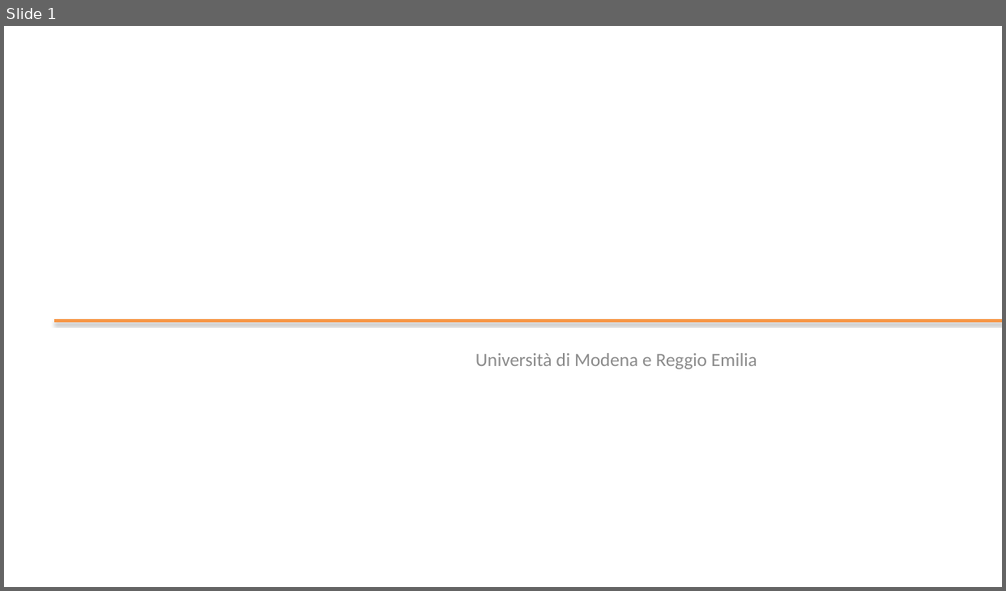
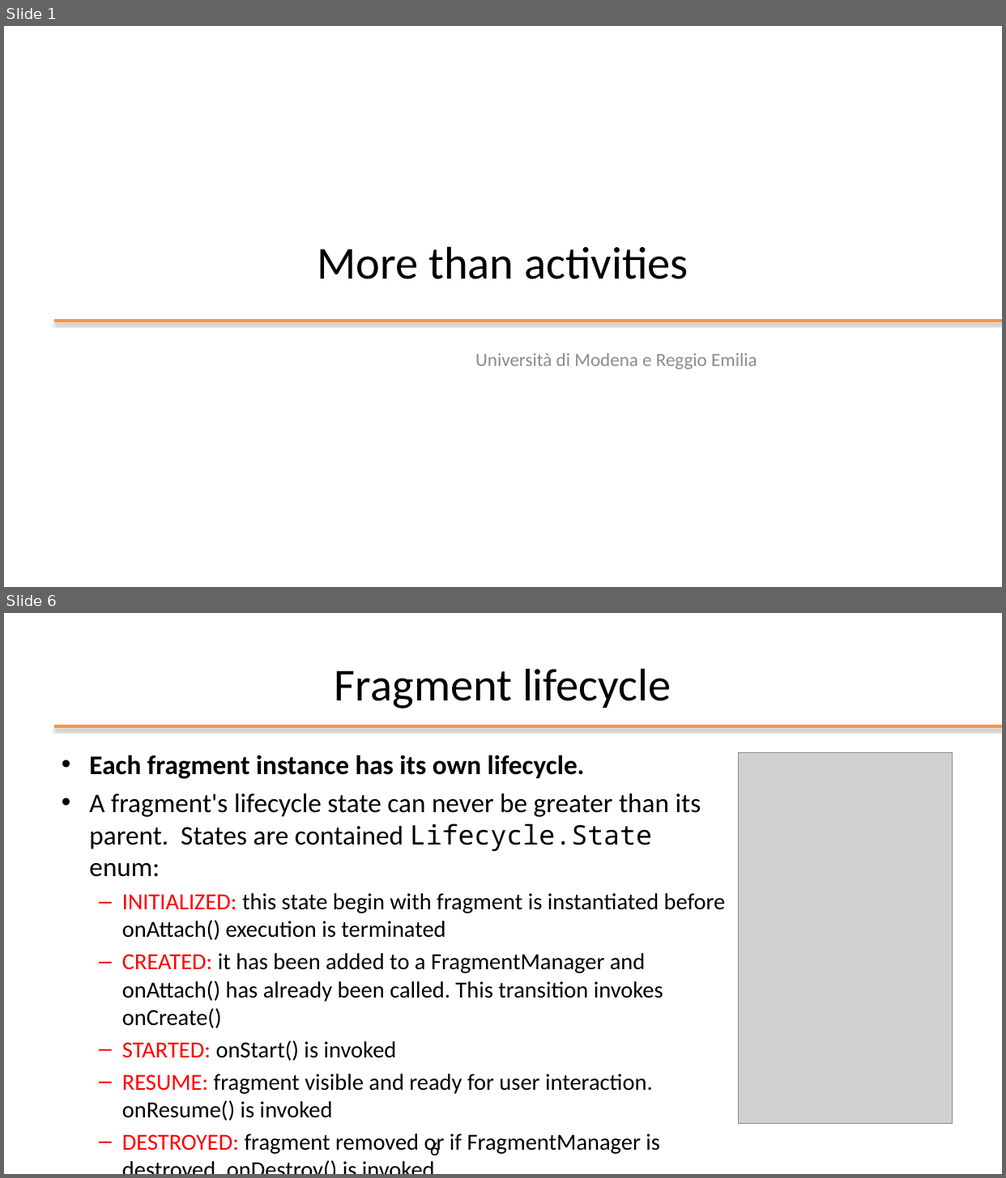
Before and after one commit to kevinmala00/ATTIVITA-PROGETTUALE, a slide deck: slides/05 - More than activities.pptx. Shown one above the other, each under a label of ours: slide 1 before the commit, slides 1 and 6 after it; the slides between them are not shown. The pictures are 1006x591 and 1006x1178 pixels, drawn with LibreOffice and Linux fonts; fonts in the diff are those of the drawing; grey boxes stand for pictures; background and template pictures are left out. Boxes give left, top, right and bottom in pixels: in the first picture for what was removed or moved away, otherwise in the second. Text is boxed around its words. In the diff, an @@ line names an element or a change of style, - is before the commit and + after.

```diff
--- a/slides/05 - More than activities.pptx
+++ b/slides/05 - More than activities.pptx
@@ slide 6 added at <box>4,613,1002,1174</box>, background #FFFFFF @@
@@ title added at <box>334,668,671,709</box>, 44 pt, text #000000 @@
+Fragment lifecycle
@@ line added from (54, 726) to (1002, 726), #F79646 3 pt @@
@@ text added at <box>89,755,726,1156</box>, 22.2 pt, text #000000 @@
+• Each fragment instance has its own lifecycle.
+• A fragment's lifecycle state can never be greater than its parent. States are contained Lifecycle.State enum:
+  – INITIALIZED: this state begin with fragment is instantiated before onAttach() execution is terminated
+  – CREATED: it has been added to a FragmentManager and onAttach() has already been called. This transition invokes onCreate()
+  – STARTED: onStart() is invoked
+  – RESUME: fragment visible and ready for user interaction. onResume() is invoked
+  – DESTROYED: fragment removed or if FragmentManager is destroyed, onDestroy() is invoked
@@ picture added at <box>739,753,953,1123</box> @@
@@ page number added at <box>430,1140,440,1156</box>, 18 pt, text #000000 @@
+6
@@ slide 1 changed as well @@
@@ title added at <box>317,246,688,280</box>, 44 pt, text #000000 @@
+More than activities
```
Also in this commit, not shown: 36 other slides added, 1 slide removed.
